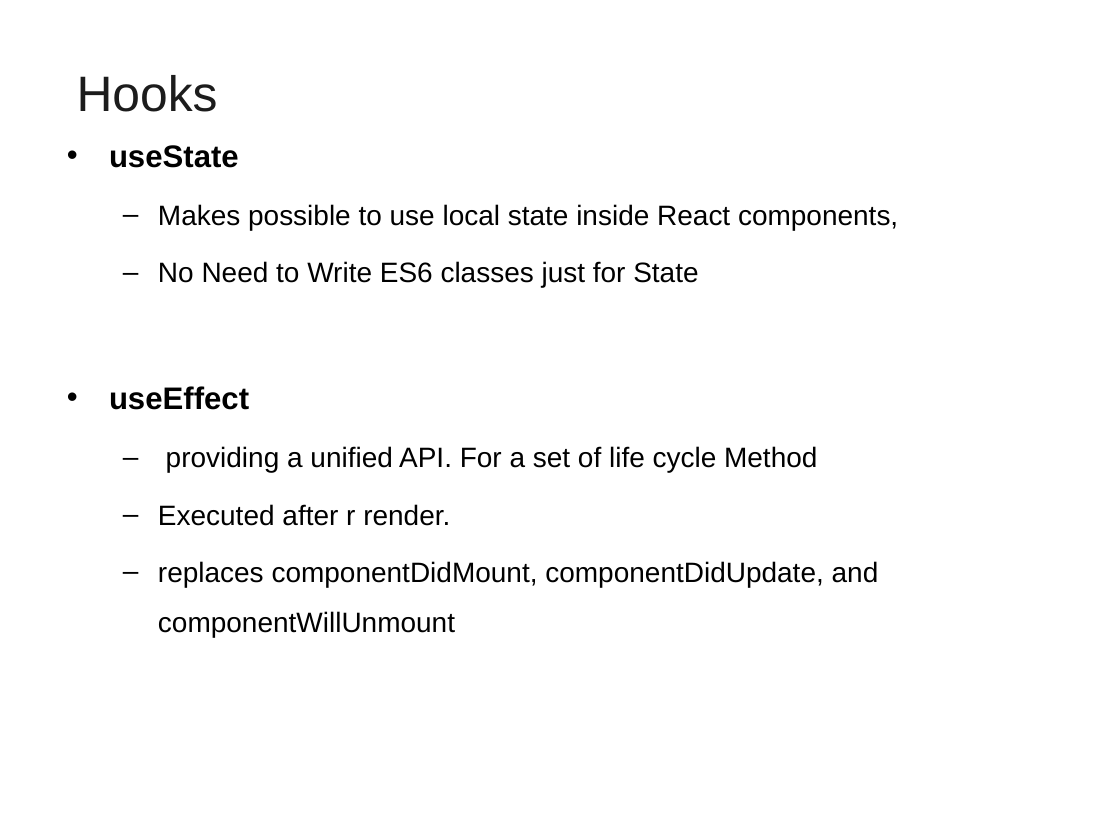
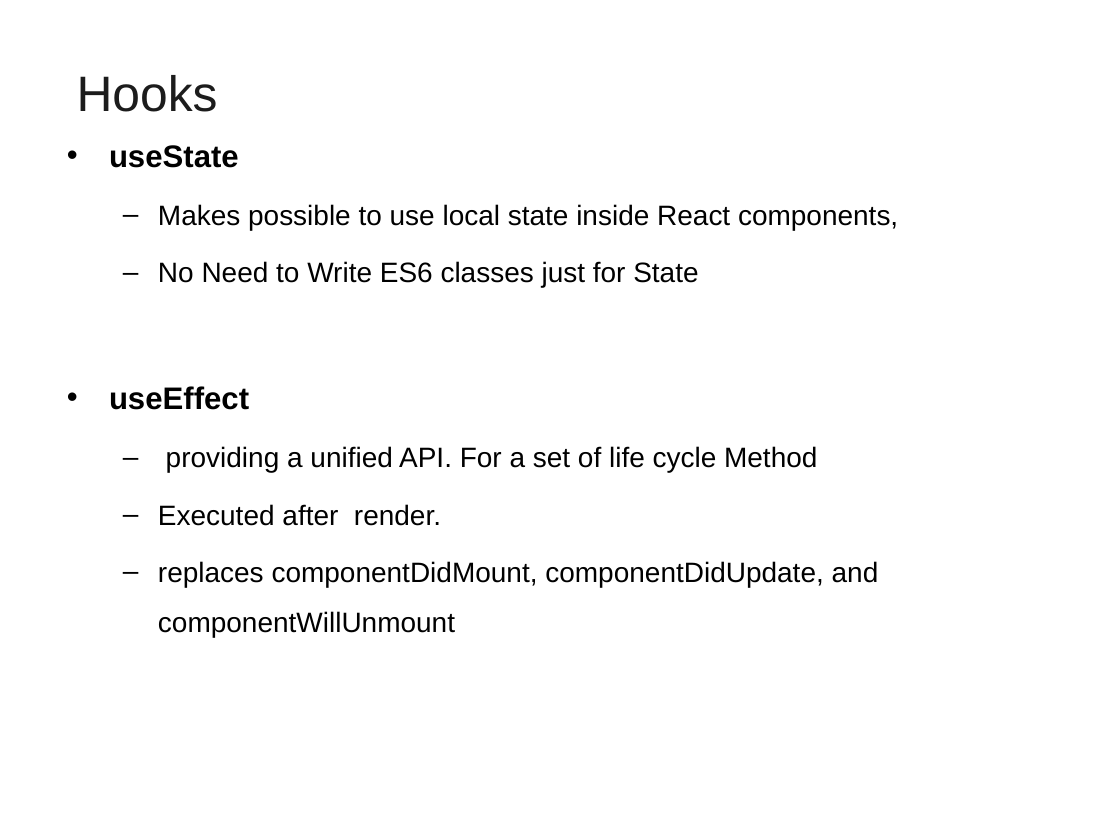
Before and after one commit to vatsanTraining/freshers_batch_july_2021, a slide deck: slide 56 of DeutescheBank_UI_Day_Two_ReactTSX.ppt. Drawn at 1120x840 pixels with LibreOffice and Linux fonts; fonts in the diff are those of the drawing; background and template pictures are left out. Boxes give left, top, right and bottom in pixels: in the first picture for what was removed or moved away, otherwise in the second. Text is boxed around its words. In the diff, an @@ line names an element or a change of style, - is before the commit and + after.

```diff
--- a/DeutescheBank_UI_Day_Two_ReactTSX.ppt
+++ b/DeutescheBank_UI_Day_Two_ReactTSX.ppt
@@ text at [158,504,441,526]: text changed @@
-  – Executed after r render.
+  – Executed after render.
```
Also in this commit, not shown: 1 other slide changed, 4 slides added, 1 other file.
